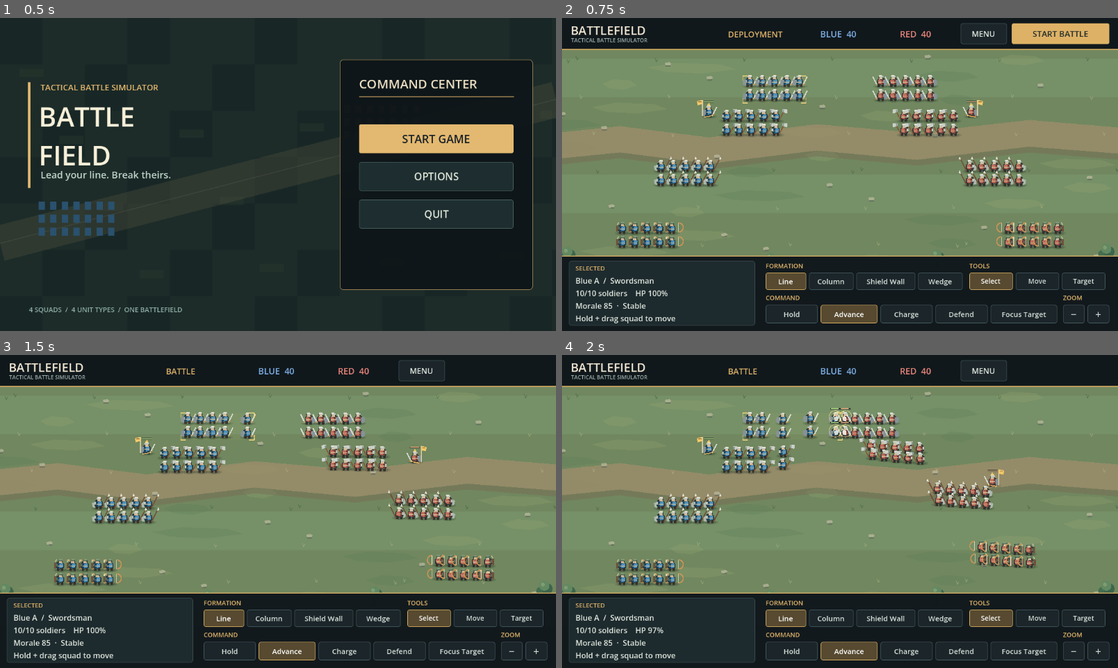
Above: before the commit, frames 1-4 (two rows, left to right).
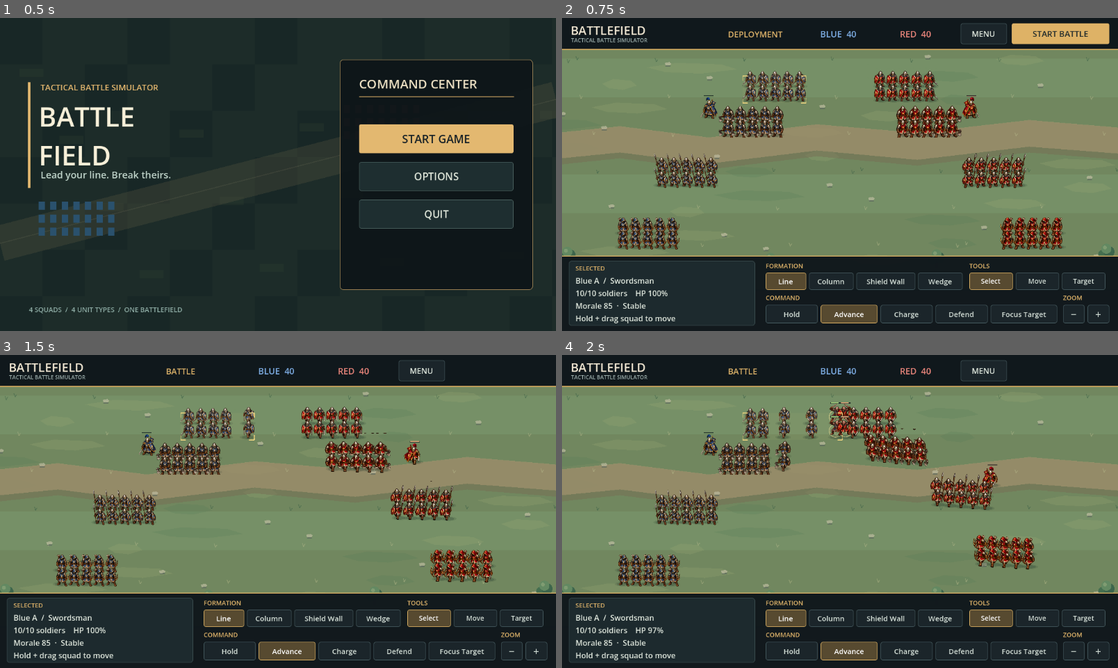
Above: after the commit, the same moments.

Repository: Pence420/RTS_GAME
Game: Godot game, scene res://scenes/main_menu.tscn
The game is run twice, just before and just after one commit, with the same random seed, the same clock (stepped at 60 frames per second) and the same inputs.
Inputs:
- Up to frame 1 (0.5 s): no input
- Up to frame 2 (0.75 s): click "START GAME" at 0.5 s
- Up to frame 3 (1.5 s): click "START BATTLE" at 1.25 s
- Up to frame 4 (2 s): no input

Frame 1 is identical in both runs. In frame 2, 7.6% of the frame differs, in the area x 9-91%, y 16-74%; in frame 3, 7.6%, in the area x 9-89%, y 16-74%; in frame 4, 7.4%.

Commit message:
Animate 2D soldier sprites in battle

Diff:
--- a/strategy-game/scenes/unit.tscn
+++ b/strategy-game/scenes/unit.tscn
@@ -6,3 +6,9 @@
 collision_layer = 0
 collision_mask = 0
 script = ExtResource("1_unit")
+
+[node name="AnimatedSprite2D" type="AnimatedSprite2D" parent="."]
+z_index = 0
+texture_filter = 2
+offset = Vector2(0, -80)
+scale = Vector2(0.22, 0.22)
--- a/strategy-game/scripts/unit.gd
+++ b/strategy-game/scripts/unit.gd
@@ -14,6 +14,7 @@
 const ARCHER_RETREAT_RANGE := 75.0
 const FIELD_BOUNDS := Rect2(20.0, 20.0, 1560.0, 860.0)
 const DEATH_EFFECT = preload("res://scripts/death_effect.gd")
+const UNIT_VISUALS = preload("res://scripts/unit_visuals.gd")
 
 enum State { IDLE, MOVING, CHASING, ATTACKING, HOLDING, ROUTING, DEAD }
 enum Command { HOLD, ADVANCE, CHARGE, DEFEND, FOCUS_TARGET }
@@ -53,7 +54,8 @@
 var shot_trace_timer := 0.0
 var shot_trace_end := Vector2.ZERO
 var attack_fx_timer := 0.0
-var walk_cycle := 0.0
+
+@onready var visual_sprite: AnimatedSprite2D = $AnimatedSprite2D
 
 
 func configure_type(value: int) -> void:
@@ -88,6 +90,8 @@
 			attack_range = ATTACK_RANGE
 			attack_interval = ATTACK_INTERVAL
 	current_hp = max_hp
+	if is_node_ready():
+		_configure_visuals()
 	queue_redraw()
 
 
@@ -98,7 +102,16 @@
 func _ready() -> void:
 	destination = global_position
 	add_to_group("team_%d" % team)
-	queue_redraw()
+	_configure_visuals()
+	queue_redraw()
+
+
+func _configure_visuals() -> void:
+	visual_sprite.sprite_frames = UNIT_VISUALS.frames_for(unit_type, team, is_general)
+	visual_sprite.visible = visual_sprite.sprite_frames != null
+	visual_sprite.flip_h = team == 1
+	if visual_sprite.visible:
+		visual_sprite.play(&"idle")
 
 
 func _process(delta: float) -> void:
@@ -112,11 +125,22 @@
 	if attack_fx_timer > 0.0:
 		attack_fx_timer = maxf(0.0, attack_fx_timer - delta)
 		needs_redraw = true
-	if velocity.length_squared() > 25.0:
-		walk_cycle += delta * 11.0
-		needs_redraw = true
 	if needs_redraw:
 		queue_redraw()
+	visual_sprite.modulate = Color.WHITE.lerp(Color(1.0, 0.65, 0.58), hit_flash_timer / 0.18)
+	_update_visual_animation()
+
+
+func _update_visual_animation() -> void:
+	if visual_sprite.sprite_frames == null:
+		return
+	var wanted: StringName = &"idle"
+	if attack_fx_timer > 0.0:
+		wanted = &"attack"
+	elif velocity.length_squared() > 25.0 or state == State.MOVING or state == State.CHASING or state == State.ROUTING:
+		wanted = &"walk"
+	if visual_sprite.animation != wanted or (wanted != &"attack" and not visual_sprite.is_playing()):
+		visual_sprite.play(wanted)
 
 
 func move_to(point: Vector2) -> void:
@@ -321,13 +345,7 @@
 
 func _draw() -> void:
 	var facing := 1.0 if team == 0 else -1.0
-	var uniform_color := Color("4d8fb9") if team == 0 else Color("bf6b59")
-	var shadow_color := Color("214760") if team == 0 else Color("743d36")
-	if routing:
-		uniform_color = uniform_color.lerp(Color("999a87"), 0.48)
-	if hit_flash_timer > 0.0:
-		uniform_color = uniform_color.lerp(Color.WHITE, hit_flash_timer / 0.18)
-	# The broad, low ellipse anchors a raised 3/4-view figure to the 2D field.
+	# A soft ground shadow anchors the character sprite to the field.
 	draw_set_transform(Vector2(1, 10), 0.0, Vector2(1.35, 0.38))
 	draw_circle(Vector2.ZERO, 15.0, Color(0.08, 0.16, 0.13, 0.12))
 	draw_circle(Vector2.ZERO, 11.0, Color(0.08, 0.16, 0.13, 0.2))
@@ -338,13 +356,8 @@
 		draw_set_transform(Vector2(0, 9), 0.0, Vector2(1.0, 0.45))
 		draw_arc(Vector2.ZERO, 21.0, 0.0, TAU, 28, Color("f6df85"), 2.5)
 		draw_set_transform(Vector2.ZERO)
-	var bob := sin(walk_cycle) * 1.4 if velocity.length_squared() > 25.0 else 0.0
-	draw_set_transform(Vector2(0, bob), 0.0, Vector2(facing, 1.0))
-	_draw_soldier(uniform_color, shadow_color)
-	_draw_equipment()
 	if attack_fx_timer > 0.0 and unit_type != UnitType.ARCHER:
-		draw_arc(Vector2(18, -8), 12.0, -1.6, 0.6, 12, Color(1.0, 0.91, 0.62, attack_fx_timer / 0.19), 2.5)
-	draw_set_transform(Vector2.ZERO)
+		draw_arc(Vector2(facing * 18.0, -8), 12.0, -1.6, 0.6, 12, Color(1.0, 0.91, 0.62, attack_fx_timer / 0.19), 2.5)
 	if shot_trace_timer > 0.0:
 		var start := Vector2(facing * 16.0, -8.0)
 		var direction := (shot_trace_end - start).normalized()
@@ -361,56 +374,6 @@
 		_draw_health_bar()
 
 
-func _draw_soldier(uniform_color: Color, shadow_color: Color) -> void:
-	var metal := Color("bdc5be")
-	var skin := Color("d8bd9a")
-	# Boots and legs are offset under the torso so the figure reads as raised.
-	draw_rect(Rect2(-8, 4, 6, 8), Color("352f2b"))
-	draw_rect(Rect2(2, 4, 6, 8), Color("352f2b"))
-	if is_general:
-		draw_colored_polygon(PackedVector2Array([Vector2(-10, -10), Vector2(3, -11), Vector2(12, 8), Vector2(-12, 13)]), Color("e0b65e"))
-		draw_colored_polygon(PackedVector2Array([Vector2(-8, -9), Vector2(2, -9), Vector2(8, 7), Vector2(-10, 10)]), shadow_color)
-	draw_colored_polygon(PackedVector2Array([Vector2(-10, -10), Vector2(3, -12), Vector2(10, -7), Vector2(10, 4), Vector2(-6, 8), Vector2(-11, 2)]), Color("253337"))
-	draw_colored_polygon(PackedVector2Array([Vector2(-8, -9), Vector2(3, -10), Vector2(8, -6), Vector2(7, 3), Vector2(-5, 6), Vector2(-8, 1)]), uniform_color)
-	draw_colored_polygon(PackedVector2Array([Vector2(-8, -9), Vector2(-2, -10), Vector2(-2, 5), Vector2(-5, 6), Vector2(-8, 1)]), shadow_color)
-	draw_line(Vector2(-6, -1), Vector2(7, -1), Color("e0d0a7", 0.8), 2.0)
-	draw_rect(Rect2(-11, -7, 4, 8), metal if unit_type != UnitType.ARCHER else Color("567158"))
-	# Visible cheek and helmet brim establish the 3/4 viewing angle.
-	draw_colored_polygon(PackedVector2Array([Vector2(-5, -17), Vector2(3, -18), Vector2(7, -14), Vector2(5, -8), Vector2(-3, -7), Vector2(-7, -11)]), Color("293a3d"))
-	draw_rect(Rect2(-4, -15, 9, 7), skin)
-	draw_rect(Rect2(-6, -17, 11, 4), Color("56705c") if unit_type == UnitType.ARCHER else metal)
-	draw_rect(Rect2(-3, -19, 8, 3), Color("7e9879") if unit_type == UnitType.ARCHER else Color("e0e0d0"))
-	draw_rect(Rect2(4, -13, 2, 2), Color("4b4236"))
-	if is_general:
-		draw_rect(Rect2(-4, -21, 8, 3), Color("f2d37c"))
-		draw_rect(Rect2(-1, -25, 3, 4), Color("e3bd61"))
-
-
-func _draw_equipment() -> void:
-	match unit_type:
-		UnitType.SPEARMAN:
-			draw_line(Vector2(8, 9), Vector2(26, -26), Color("6f5139"), 3.0)
-			draw_colored_polygon(PackedVector2Array([Vector2(26, -29), Vector2(22, -20), Vector2(29, -22)]), Color("e0e2d4"))
-			draw_colored_polygon(PackedVector2Array([Vector2(-12, -7), Vector2(-18, -3), Vector2(-16, 7), Vector2(-10, 9)]), Color("adb8ac"))
-		UnitType.AXEMAN:
-			draw_line(Vector2(8, 8), Vector2(22, -18), Color("825b39"), 3.0)
-			draw_colored_polygon(PackedVector2Array([Vector2(17, -21), Vector2(30, -20), Vector2(29, -10), Vector2(18, -13)]), Color("cbd0c8"))
-			draw_rect(Rect2(18, -20, 3, 8), Color("899694"))
-		UnitType.ARCHER:
-			draw_rect(Rect2(-16, -10, 5, 16), Color("705039"))
-			draw_line(Vector2(-13, -12), Vector2(-9, -18), Color("d9c99e"), 2.0)
-			draw_arc(Vector2(18, -5), 12.0, -PI / 2.0, PI / 2.0, 13, Color("c99555"), 3.0)
-			draw_line(Vector2(18, -17), Vector2(18, 7), Color("e8dfc5"), 1.5)
-		_:
-			draw_colored_polygon(PackedVector2Array([Vector2(-11, -9), Vector2(-17, -6), Vector2(-17, 6), Vector2(-11, 9), Vector2(-8, 5), Vector2(-8, -6)]), Color("849398"))
-			draw_line(Vector2(10, 7), Vector2(21, -15), Color("dce0d6"), 3.0)
-			draw_line(Vector2(8, 3), Vector2(16, 7), Color("ad8950"), 2.0)
-	if is_general:
-		draw_line(Vector2(-16, 9), Vector2(-16, -33), Color("e3d2aa"), 2.5)
-		draw_colored_polygon(PackedVector2Array([Vector2(-16, -33), Vector2(-30, -30), Vector2(-29, -19), Vector2(-16, -22)]), Color("f2c969"))
-		draw_line(Vector2(-27, -28), Vector2(-19, -28), Color("855a39"), 1.5)
-
-
 func _draw_health_bar() -> void:
-	draw_rect(Rect2(-13, -30, 26, 4), Color("24312e"))
-	draw_rect(Rect2(-12, -29, 24.0 * current_hp / max_hp, 2), Color("a8d47d") if team == 0 else Color("e6aa7a"))
+	draw_rect(Rect2(-13, -45, 26, 4), Color("24312e"))
+	draw_rect(Rect2(-12, -44, 24.0 * current_hp / max_hp, 2), Color("a8d47d") if team == 0 else Color("e6aa7a"))
--- a/strategy-game/tests/unit_visual_smoke.gd
+++ b/strategy-game/tests/unit_visual_smoke.gd
@@ -31,6 +31,61 @@
 	if VISUALS.validate_sheet(ImageTexture.create_from_image(invalid)):
 		_fail("Accepted malformed sprite sheet")
 		return
+	var unit_scene: PackedScene = load("res://scenes/unit.tscn")
+	for team in range(2):
+		for role in range(ROLE_NAMES.size()):
+			var unit := unit_scene.instantiate() as BattleUnit
+			unit.team = team
+			unit.is_general = role == 4
+			if not unit.is_general:
+				unit.configure_type(role)
+			root.add_child(unit)
+			var sprite := unit.get_node_or_null("AnimatedSprite2D") as AnimatedSprite2D
+			if sprite == null or sprite.sprite_frames == null or not sprite.visible:
+				_fail("Unit scene has no visible sprite for %s team %d" % [ROLE_NAMES[role], team])
+				return
+			var source := sprite.sprite_frames.get_frame_texture(&"idle", 0) as AtlasTexture
+			var expected := "res://assets/units/%s_%s.png" % [ROLE_NAMES[role], "blue" if team == 0 else "red"]
+			if source == null or source.atlas.resource_path != expected:
+				_fail("Unit scene selected wrong sprite for %s team %d" % [ROLE_NAMES[role], team])
+				return
+			unit.queue_free()
+	await process_frame
+	var actor := unit_scene.instantiate() as BattleUnit
+	actor.team = 0
+	actor.configure_type(BattleUnit.UnitType.SWORDSMAN)
+	root.add_child(actor)
+	var visual := actor.get_node("AnimatedSprite2D") as AnimatedSprite2D
+	actor.state = BattleUnit.State.IDLE
+	actor.velocity = Vector2.ZERO
+	actor.call("_update_visual_animation")
+	if visual.animation != &"idle":
+		_fail("Idle unit did not play idle animation")
+		return
+	actor.state = BattleUnit.State.MOVING
+	actor.velocity = Vector2(80, 0)
+	actor.call("_update_visual_animation")
+	if visual.animation != &"walk":
+		_fail("Moving unit did not play walk animation")
+		return
+	actor.attack_fx_timer = 0.18
+	actor.call("_update_visual_animation")
+	visual.frame = 1
+	actor.call("_update_visual_animation")
+	if visual.animation != &"attack" or visual.frame != 1:
+		_fail("Attack animation restarts on repeated update")
+		return
+	actor.attack_fx_timer = 0.0
+	actor.call("_update_visual_animation")
+	if visual.animation != &"walk":
+		_fail("Attack did not return to movement animation")
+		return
+	actor.configure_type(BattleUnit.UnitType.ARCHER)
+	var changed := visual.sprite_frames.get_frame_texture(&"idle", 0) as AtlasTexture
+	if changed == null or changed.atlas.resource_path != "res://assets/units/archer_blue.png":
+		_fail("Prebattle unit type change did not update sprite")
+		return
+	actor.queue_free()
 	print("Unit visual assets passed: five roles, two teams, three animation states.")
 	quit(0)
 
Not shown, added: strategy-game/scripts/death_effect.gd.uid
Not shown, added: strategy-game/scripts/game_menu.gd.uid
Not shown, added: strategy-game/scripts/game_settings.gd.uid
Not shown, added: strategy-game/scripts/main_menu.gd.uid
Not shown, added: strategy-game/tests/archer_behavior_smoke.gd.uid
Not shown, added: strategy-game/tests/game_menu_smoke.gd.uid
Not shown, added: strategy-game/tests/hud_smoke.gd.uid
Not shown, added: strategy-game/tests/main_menu_smoke.gd.uid
Not shown, added: strategy-game/tests/touchpad_controls_smoke.gd.uid
Not shown, added: strategy-game/tests/unit_types_smoke.gd.uid
Not shown, added: strategy-game/tests/unit_visual_smoke.gd.uid
Not shown, changed: strategy-game/docs/superpowers/plans/2026-10-12-character-visual-phase-1.md
(and 1 more such lines)
